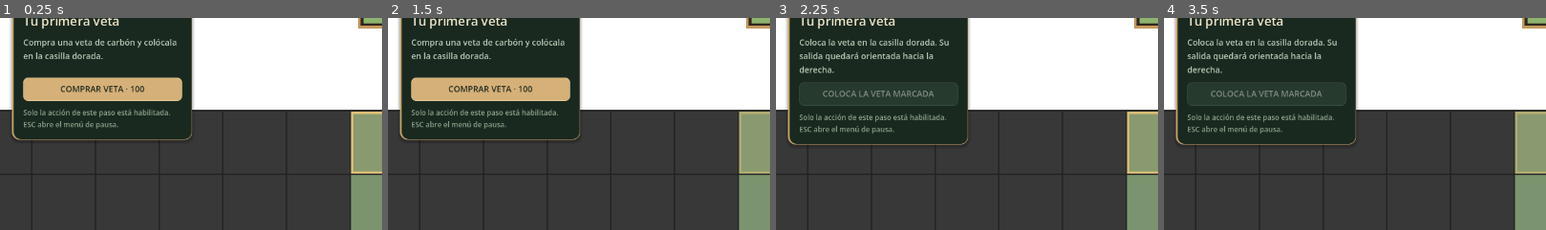
Above: before the commit, frames 1-4 (left to right).
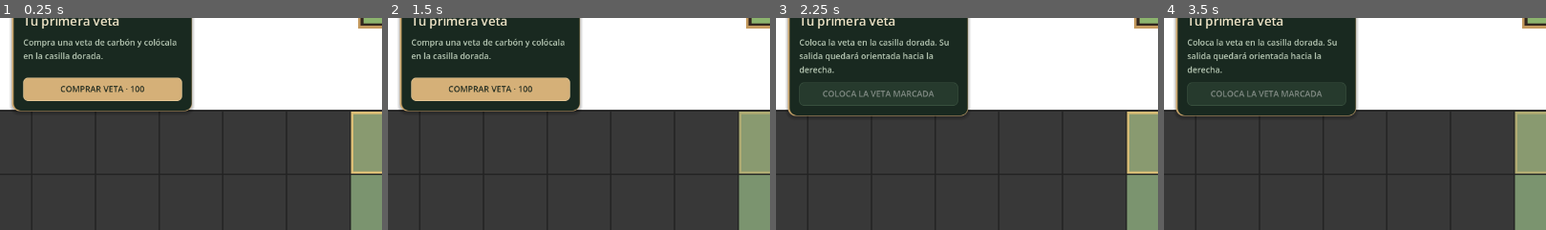
Above: after the commit, the same moments.

Repository: Therix13/MinerZombier
Game: Godot game, scene res://main.tscn
Two runs of this game, one before a commit and one after it. Both use one fixed random seed, a clock stepped at 60 frames per second and the inputs below.
Inputs (mouse positions are % of the whole screen's width and height, from its top left):
- Up to frame 1 (0.25 s): no input
- Up to frame 2 (1.5 s): click "COMPRAR VETA · 100" at 0.5 s; tap Enter at 1.25 s; move the mouse to (72, 44) at 1.27 s; tap Backspace at 1.35 s; click (72, 44) at 1.42 s
- Up to frame 3 (2.25 s): click "COMPRAR VETA · 100" at 2 s
- Up to frame 4 (3.5 s): tap Space at 2.75 s; drag from (30, 54) to (45, 70) at 2.77 s
The pictures show only the part of the screen within x 0-50%, y 21-71%; the shares and areas given below are measured in that part.

The runs differ from the first frame. In frame 1, 5.9% of the frame differs, in the area x 3-51%, y 40-58%; in frame 2, 5.9%; in frame 3, 5.9%; in frame 4, 5.9%.

Commit message:
Remove tutorial footer hints

Diff:
--- a/Scripts/shop_manager.gd
+++ b/Scripts/shop_manager.gd
@@ -45,7 +45,6 @@
 var cycle_heading: Label
 var cycle_badge: Label
 var cycle_steps: HBoxContainer
-var cycle_hint: Label
 var cycle_goal: Label
 var cycle_action: Button
 var progression: RefCounted
@@ -271,8 +270,6 @@
 	cycle_action.add_theme_stylebox_override("disabled", create_style("#263a2d", "#3b5240", 1, 7))
 	cycle_action.pressed.connect(_on_cycle_action)
 	column.add_child(cycle_action)
-	cycle_hint = create_label("", 12, Color("#8fA48c"))
-	column.add_child(cycle_hint)
 
 func _on_cycle_action() -> void:
 	if cycle_action.disabled:
@@ -298,8 +295,6 @@
 	cycle_heading.text = "PRIMEROS PASOS" if tutorial else "DEFENSA DE LA BASE"
 	cycle_badge.text = "%02d / 07" % mini(cycle.tutorial_step + 1, 7) if tutorial else "DÍA %d" % cycle.day
 	cycle_steps.visible = tutorial
-	cycle_hint.text = "Solo la acción de este paso está habilitada.\nESC abre el menú de pausa." if tutorial else ""
-	cycle_hint.visible = tutorial
 	for index in range(cycle_steps.get_child_count()):
 		cycle_steps.get_child(index).color = Color("#8db574") if index < cycle.tutorial_step else (Color("#e1b879") if index == cycle.tutorial_step else Color("#354b3a"))
 	if tutorial:
